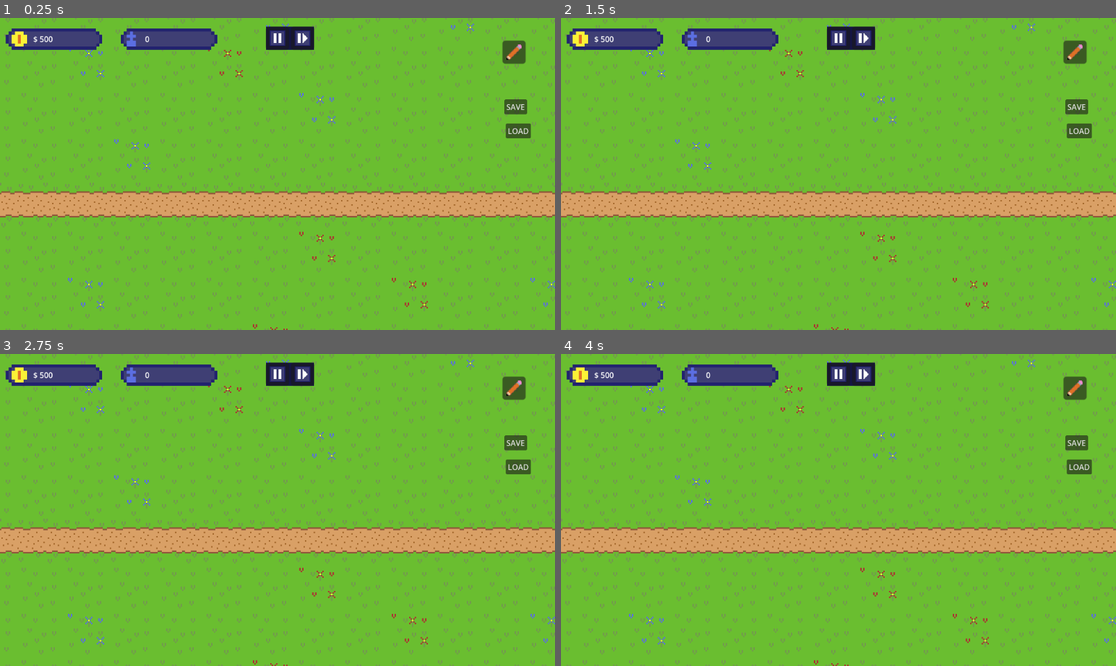
Above: before the commit, frames 1-4 (two rows, left to right).
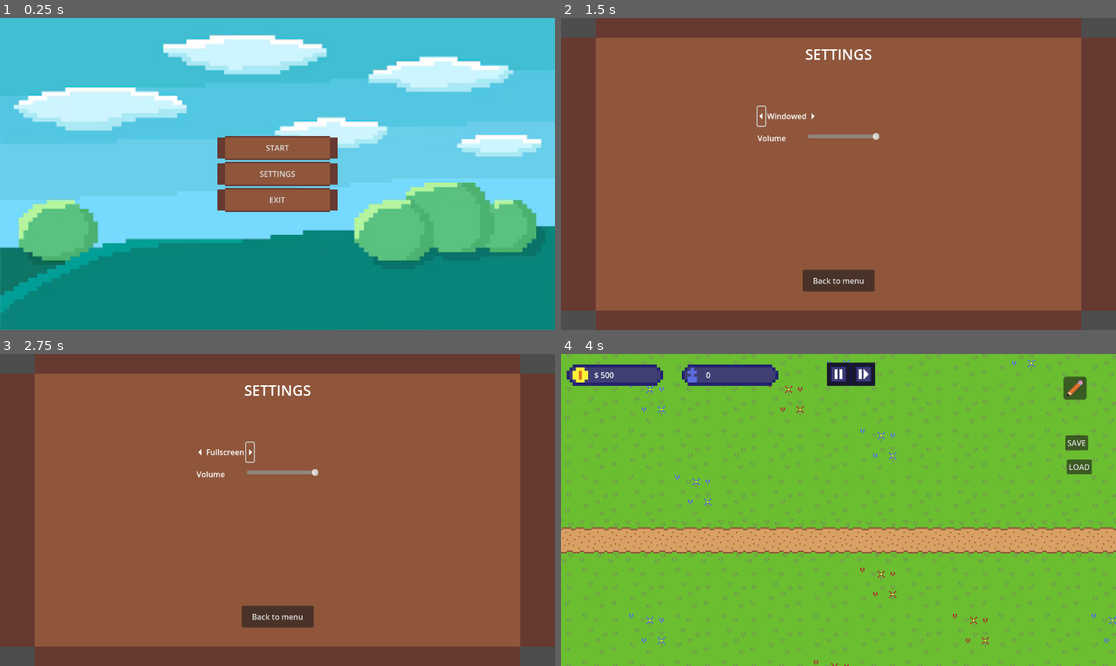
Above: after the commit, the same moments.

Repository: Dev-Karol1111/village
Game: Godot game, scene res://scenes/ui/menu.tscn
Two runs of this game, one before a commit and one after it. Both use one fixed random seed, a clock stepped at 60 frames per second and the inputs below. Before the commit the project starts from res://scenes/map.tscn.
Inputs (mouse positions are in pixels of both pictures, inside the frame that each line leads up to):
- Up to frame 1 (0.25 s): no input
- Up to frame 2 (1.5 s): click (838, 174) at 0.5 s, where only the run after the commit has a clickable "SETTINGS"; click (760, 114) at 1.27 s
- Up to frame 3 (2.75 s): click (249, 450) at 2.02 s
- Up to frame 4 (4 s): click (838, 616) at 2.75 s, where only the run after the commit has a clickable "Back to menu"; click (838, 485) at 3.5 s, where only the run after the commit has a clickable "START"

The runs differ from the first frame. In frame 1, 100% of the frame differs, in the area x 0-100%, y 0-100%; in frame 2, 99%; in frame 3, 99%; in frame 4, nothing differs.

Commit message:
Add menu & settings

Diff:
--- a/project.godot
+++ b/project.godot
@@ -11,7 +11,7 @@
 [application]
 
 config/name="village"
-run/main_scene="res://scenes/map.tscn"
+run/main_scene="uid://bps35u6fatjlg"
 config/features=PackedStringArray("4.5", "Forward Plus")
 config/icon="res://icon.svg"
 
--- a/scenes/ui/menu.tscn
+++ b/scenes/ui/menu.tscn
@@ -1,6 +1,29 @@
-[gd_scene load_steps=2 format=3 uid="uid://bps35u6fatjlg"]
+[gd_scene load_steps=10 format=3 uid="uid://bps35u6fatjlg"]
 
 [ext_resource type="Script" uid="uid://t0jrtkbeupv3" path="res://scripts/ui/menu.gd" id="1_7w7rl"]
+[ext_resource type="Texture2D" uid="uid://g03swrjysxhi" path="res://assets/ui/manu-bc.png" id="2_wedc3"]
+[ext_resource type="Texture2D" uid="uid://b5cqp64nkv5bn" path="res://assets/ui/ui-tileset.png" id="3_c2n5p"]
+
+[sub_resource type="AtlasTexture" id="AtlasTexture_w6y0u"]
+atlas = ExtResource("3_c2n5p")
+region = Rect2(0, 16, 16, 16)
+
+[sub_resource type="StyleBoxTexture" id="StyleBoxTexture_c2n5p"]
+texture = SubResource("AtlasTexture_w6y0u")
+
+[sub_resource type="AtlasTexture" id="AtlasTexture_cx0sj"]
+atlas = ExtResource("3_c2n5p")
+region = Rect2(0, 16, 16, 16)
+
+[sub_resource type="StyleBoxTexture" id="StyleBoxTexture_ntye7"]
+texture = SubResource("AtlasTexture_cx0sj")
+
+[sub_resource type="AtlasTexture" id="AtlasTexture_c2n5p"]
+atlas = ExtResource("3_c2n5p")
+region = Rect2(0, 32, 16, 16)
+
+[sub_resource type="StyleBoxTexture" id="StyleBoxTexture_w6y0u"]
+texture = SubResource("AtlasTexture_c2n5p")
 
 [node name="menu" type="Control"]
 layout_mode = 3
@@ -11,24 +34,57 @@
 grow_vertical = 2
 script = ExtResource("1_7w7rl")
 
+[node name="TextureRect" type="TextureRect" parent="."]
+layout_mode = 1
+anchors_preset = 15
+anchor_right = 1.0
+anchor_bottom = 1.0
+grow_horizontal = 2
+grow_vertical = 2
+texture = ExtResource("2_wedc3")
+
 [node name="VBoxContainer" type="VBoxContainer" parent="."]
-layout_mode = 0
-offset_left = 435.0
-offset_top = 119.0
-offset_right = 685.0
-offset_bottom = 419.0
+layout_mode = 1
+anchors_preset = -1
+anchor_left = 0.5
+anchor_top = 0.5
+anchor_right = 0.5
+anchor_bottom = 0.5
+offset_left = -125.0
+offset_top = -150.0
+offset_right = 125.0
+offset_bottom = 150.0
+grow_horizontal = 2
+grow_vertical = 2
 alignment = 1
 
 [node name="start" type="Button" parent="VBoxContainer"]
 custom_minimum_size = Vector2(0, 50)
 layout_mode = 2
 size_flags_stretch_ratio = 0.0
+theme_override_styles/normal = SubResource("StyleBoxTexture_c2n5p")
+theme_override_styles/pressed = SubResource("StyleBoxTexture_ntye7")
+theme_override_styles/hover = SubResource("StyleBoxTexture_w6y0u")
 text = "START"
+
+[node name="settings" type="Button" parent="VBoxContainer"]
+custom_minimum_size = Vector2(0, 50)
+layout_mode = 2
+size_flags_stretch_ratio = 0.0
+theme_override_styles/normal = SubResource("StyleBoxTexture_c2n5p")
+theme_override_styles/pressed = SubResource("StyleBoxTexture_ntye7")
+theme_override_styles/hover = SubResource("StyleBoxTexture_w6y0u")
+text = "SETTINGS"
 
 [node name="exit" type="Button" parent="VBoxContainer"]
 custom_minimum_size = Vector2(0, 50)
 layout_mode = 2
+size_flags_stretch_ratio = 0.0
+theme_override_styles/normal = SubResource("StyleBoxTexture_c2n5p")
+theme_override_styles/pressed = SubResource("StyleBoxTexture_ntye7")
+theme_override_styles/hover = SubResource("StyleBoxTexture_w6y0u")
 text = "EXIT"
 
 [connection signal="pressed" from="VBoxContainer/start" to="." method="_on_start_pressed"]
+[connection signal="pressed" from="VBoxContainer/settings" to="." method="_on_settings_pressed"]
 [connection signal="pressed" from="VBoxContainer/exit" to="." method="_on_exit_pressed"]
--- /dev/null
+++ b/scenes/ui/select.tscn
@@ -0,0 +1,59 @@
+[gd_scene load_steps=11 format=3 uid="uid://ftjx2ufw3bdy"]
+
+[ext_resource type="Script" uid="uid://bjtol02rxiina" path="res://scripts/ui/select.gd" id="1_0sx1g"]
+[ext_resource type="Texture2D" uid="uid://b5cqp64nkv5bn" path="res://assets/ui/ui-tileset.png" id="1_av82s"]
+
+[sub_resource type="StyleBoxTexture" id="StyleBoxTexture_av82s"]
+
+[sub_resource type="StyleBoxEmpty" id="StyleBoxEmpty_av82s"]
+
+[sub_resource type="StyleBoxEmpty" id="StyleBoxEmpty_0sx1g"]
+
+[sub_resource type="AtlasTexture" id="AtlasTexture_0sx1g"]
+atlas = ExtResource("1_av82s")
+region = Rect2(32, 32, 16, 16)
+
+[sub_resource type="StyleBoxEmpty" id="StyleBoxEmpty_fo5tc"]
+
+[sub_resource type="StyleBoxEmpty" id="StyleBoxEmpty_j8g1u"]
+
+[sub_resource type="StyleBoxEmpty" id="StyleBoxEmpty_dho2h"]
+
+[sub_resource type="AtlasTexture" id="AtlasTexture_wnht3"]
+atlas = ExtResource("1_av82s")
+region = Rect2(16, 32, 16, 16)
+
+[node name="select" type="Control"]
+layout_mode = 3
+anchors_preset = 15
+anchor_right = 1.0
+anchor_bottom = 1.0
+grow_horizontal = 2
+grow_vertical = 2
+script = ExtResource("1_0sx1g")
+
+[node name="HBox" type="HBoxContainer" parent="."]
+layout_mode = 0
+offset_right = 40.0
+offset_bottom = 40.0
+
+[node name="left" type="Button" parent="HBox"]
+layout_mode = 2
+theme_override_styles/normal = SubResource("StyleBoxTexture_av82s")
+theme_override_styles/pressed = SubResource("StyleBoxEmpty_av82s")
+theme_override_styles/hover = SubResource("StyleBoxEmpty_0sx1g")
+icon = SubResource("AtlasTexture_0sx1g")
+
+[node name="Label" type="Label" parent="HBox"]
+layout_mode = 2
+text = "FULLSCREEN"
+
+[node name="Button" type="Button" parent="HBox"]
+layout_mode = 2
+theme_override_styles/normal = SubResource("StyleBoxEmpty_fo5tc")
+theme_override_styles/pressed = SubResource("StyleBoxEmpty_j8g1u")
+theme_override_styles/hover = SubResource("StyleBoxEmpty_dho2h")
+icon = SubResource("AtlasTexture_wnht3")
+
+[connection signal="pressed" from="HBox/left" to="." method="_on_left_pressed"]
+[connection signal="pressed" from="HBox/Button" to="." method="_on_button_pressed"]
--- /dev/null
+++ b/scenes/ui/settings.tscn
@@ -0,0 +1,98 @@
+[gd_scene load_steps=6 format=3 uid="uid://b0f3ex8esa0vj"]
+
+[ext_resource type="Texture2D" uid="uid://b5cqp64nkv5bn" path="res://assets/ui/ui-tileset.png" id="1_8wfqe"]
+[ext_resource type="Script" uid="uid://y2gjm6dfacju" path="res://scripts/ui/settings.gd" id="1_h175o"]
+[ext_resource type="PackedScene" uid="uid://ftjx2ufw3bdy" path="res://scenes/ui/select.tscn" id="2_7pacj"]
+
+[sub_resource type="AtlasTexture" id="AtlasTexture_7pacj"]
+atlas = ExtResource("1_8wfqe")
+region = Rect2(0, 16, 16, 16)
+
+[sub_resource type="LabelSettings" id="LabelSettings_vrkq3"]
+font_size = 30
+
+[node name="settings" type="Control"]
+layout_mode = 3
+anchors_preset = 15
+anchor_right = 1.0
+anchor_bottom = 1.0
+grow_horizontal = 2
+grow_vertical = 2
+script = ExtResource("1_h175o")
+
+[node name="TextureRect" type="TextureRect" parent="."]
+layout_mode = 1
+anchors_preset = 15
+anchor_right = 1.0
+anchor_bottom = 1.0
+grow_horizontal = 2
+grow_vertical = 2
+texture = SubResource("AtlasTexture_7pacj")
+stretch_mode = 1
+
+[node name="Label" type="Label" parent="."]
+layout_mode = 1
+anchors_preset = -1
+anchor_left = 0.5
+anchor_top = 0.09900001
+anchor_right = 0.5
+anchor_bottom = 0.09900001
+offset_left = -37.0
+offset_top = -10.152008
+offset_right = 37.0
+offset_bottom = 12.847992
+grow_horizontal = 2
+text = "SETTINGS"
+label_settings = SubResource("LabelSettings_vrkq3")
+
+[node name="VBox" type="VBoxContainer" parent="."]
+layout_mode = 1
+anchors_preset = -1
+anchor_left = 0.5
+anchor_top = 0.563
+anchor_right = 0.5
+anchor_bottom = 0.563
+offset_left = -168.0
+offset_top = -180.824
+offset_right = 160.0
+offset_bottom = 177.176
+grow_horizontal = 2
+grow_vertical = 2
+
+[node name="fullscreen" parent="VBox" instance=ExtResource("2_7pacj")]
+custom_minimum_size = Vector2(0, 50)
+layout_mode = 2
+options = Array[String](["Fullscreen", "Windowed"])
+
+[node name="volume" type="HBoxContainer" parent="VBox"]
+layout_mode = 2
+
+[node name="Label" type="Label" parent="VBox/volume"]
+custom_minimum_size = Vector2(100, 0)
+layout_mode = 2
+text = "Volume"
+
+[node name="volume_slider" type="HSlider" parent="VBox/volume"]
+custom_minimum_size = Vector2(150, 0)
+layout_mode = 2
+max_value = 1.0
+step = 0.05
+value = 1.0
+
+[node name="back_to_menu" type="Button" parent="."]
+layout_mode = 1
+anchors_preset = -1
+anchor_left = 0.5
+anchor_top = 0.80700004
+anchor_right = 0.5
+anchor_bottom = 0.80700004
+offset_left = -74.5
+offset_top = 0.063964844
+offset_right = 74.5
+offset_bottom = 45.063965
+grow_horizontal = 2
+grow_vertical = 0
+text = "Back to menu"
+
+[connection signal="value_changed" from="VBox/volume/volume_slider" to="." method="_on_volume_slider_value_changed"]
+[connection signal="pressed" from="back_to_menu" to="." method="_on_back_to_menu_pressed"]
--- a/scripts/ui/menu.gd
+++ b/scripts/ui/menu.gd
@@ -5,5 +5,9 @@
 func _on_exit_pressed() -> void:
 	get_tree().quit()
 
+
 func _on_start_pressed() -> void:
 	get_tree().change_scene_to_file("res://scenes/map.tscn")
+
+func _on_settings_pressed() -> void:
+	get_tree().change_scene_to_file("res://scenes/ui/settings.tscn")
--- /dev/null
+++ b/scripts/ui/select.gd
@@ -0,0 +1,28 @@
+extends Control
+
+@export var options : Array[String] = ["Option1", "Option2"]
+@export var option_selected : int = 1
+
+var selected
+
+signal value_changed(string: String)
+
+@onready var option_label : Label = $"HBox/Label"
+
+# Called when the node enters the scene tree for the first time.
+func _ready() -> void:
+	selected = option_selected - 1
+	option_label.text = options[selected]
+
+func update(change: int):
+	selected = (selected + change + len(options)) % len(options)
+	option_label.text = options[selected]
+	value_changed.emit(options[selected])
+
+
+func _on_left_pressed() -> void:
+	update(-1)
+
+
+func _on_button_pressed() -> void:
+	update(1)
--- /dev/null
+++ b/scripts/ui/settings.gd
@@ -0,0 +1,65 @@
+extends Control
+
+@onready var fullscreen_change := $"VBox/fullscreen"
+@onready var volume : HSlider = $"VBox/volume/volume_slider"
+
+var settings_dir = "user://settings.cfg"
+var config = ConfigFile.new()
+
+var fullscreen := false
+var volume_value := 0.8
+
+# Called when the node enters the scene tree for the first time.
+func _ready() -> void:
+	load_settings()
+	fullscreen_change.value_changed.connect(fullscreen_changed)
+
+# Called every frame. 'delta' is the elapsed time since the previous frame.
+func _process(delta: float) -> void:
+	pass
+
+func save_settings():
+	config.set_value("audio", "music_volume", volume_value)
+	config.set_value("video", "fullscreen", fullscreen)
+
+	var err = config.save(settings_dir)
+	if err != OK:
+		print(err)
+
+func load_settings():
+	var err = config.load("user://settings.cfg")
+	if err != OK:
+		save_settings()
+		return
+
+	volume_value = config.get_value("audio", "music_volume", volume_value)
+	fullscreen = config.get_value("video", "fullscreen", fullscreen)
+
+	volume.value = volume_value
+
+	AudioServer.set_bus_volume_db(AudioServer.get_bus_index("Master"), linear_to_db(volume_value))
+	if fullscreen:
+		DisplayServer.window_set_mode(DisplayServer.WINDOW_MODE_FULLSCREEN)
+	else:
+		DisplayServer.window_set_mode(DisplayServer.WINDOW_MODE_WINDOWED)
+
+func fullscreen_changed(value):
+	if value == "Fullscreen":
+		fullscreen = true
+	else:
+		fullscreen = false
+
+	save_settings()
+	if fullscreen:
+		DisplayServer.window_set_mode(DisplayServer.WINDOW_MODE_FULLSCREEN)
+	else:
+		DisplayServer.window_set_mode(DisplayServer.WINDOW_MODE_WINDOWED)
+
+func _on_volume_slider_value_changed(value: float) -> void:
+	volume_value = value
+	save_settings()
+	AudioServer.set_bus_volume_db(AudioServer.get_bus_index("Master"), linear_to_db(volume_value))
+
+
+func _on_back_to_menu_pressed() -> void:
+	get_tree().change_scene_to_file("res://scenes/ui/menu.tscn")
Binary file added: assets/ui/manu-bc.png
Binary file changed: assets/ui/ui-tileset.png
Not shown, changed: export_presets.cfg
Not shown, added: scripts/ui/select.gd.uid
Not shown, added: scripts/ui/settings.gd.uid
